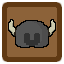
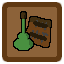
Revision of a layered (64, 64) image; what changed, layer by layer:
showed "Potion" over (x1=14, y1=12, x2=33, y2=50)
showed "Tools" over (x1=29, y1=19, x2=49, y2=44)
hid "Armor" over (x1=9, y1=20, x2=55, y2=47)
showed "Upgrade Kit", painted on it over (x1=25, y1=17, x2=51, y2=47)
